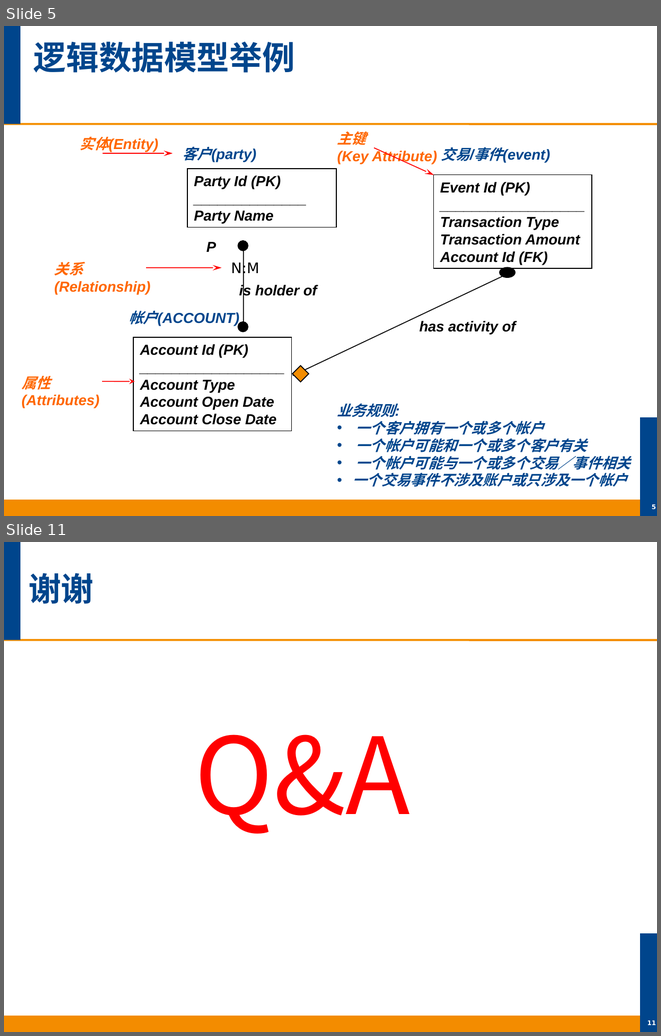
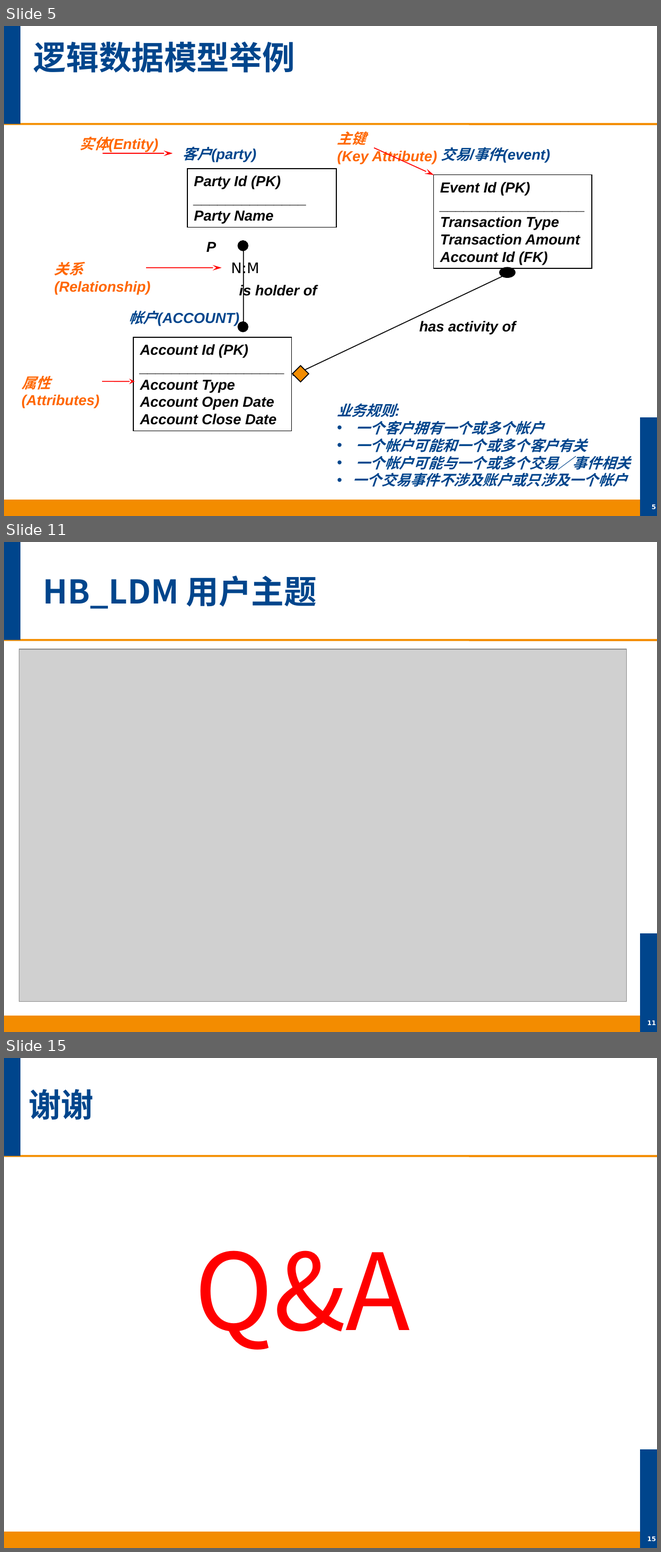
Before and after one commit to bici-liping/liping, a slide deck: HealthBank-LDM.PPT. Shown one above the other, each under a label of ours: slides 5 and 11 before the commit, slides 5, 11 and 15 after it; the slides between them are not shown. The pictures are 661x1036 and 661x1552 pixels, drawn with LibreOffice and Linux fonts; fonts in the diff are those of the drawing; grey boxes stand for pictures; background and template pictures are left out. Boxes give left, top, right and bottom in pixels: in the first picture for what was removed or moved away, otherwise in the second. Text is boxed around its words. In the diff, an @@ line names an element or a change of style, - is before the commit and + after.

```diff
--- a/HealthBank-LDM.PPT
+++ b/HealthBank-LDM.PPT
@@ slide 11 added at (4, 542, 657, 1032), background #FFFFFF; not listed: 4 template elements that a slide beside it also shows @@
@@ title added at (43, 575, 317, 609), 36 pt, text #00458C, bold @@
+HB_LDM 用户主题
@@ picture added at (19, 649, 626, 1001) @@
@@ page number added at (647, 1020, 656, 1025), 7 pt, text #FFFFFF, bold @@
+11
@@ what was slide 11 is now slide 15 @@
@@ page number at (647, 1536, 656, 1541): text changed @@
-11
+15
```
Also in this commit, not shown: 7 slides changed, 3 other slides added, 1 other file.
